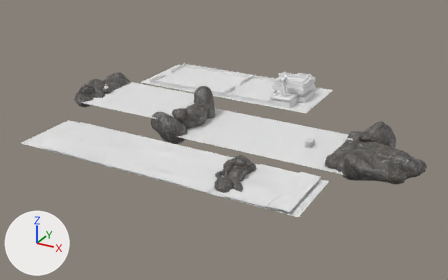
The FBX model RobocalypseC/Assets/models/Environment/level1/1.fbx as it was, and as the next commit left it.
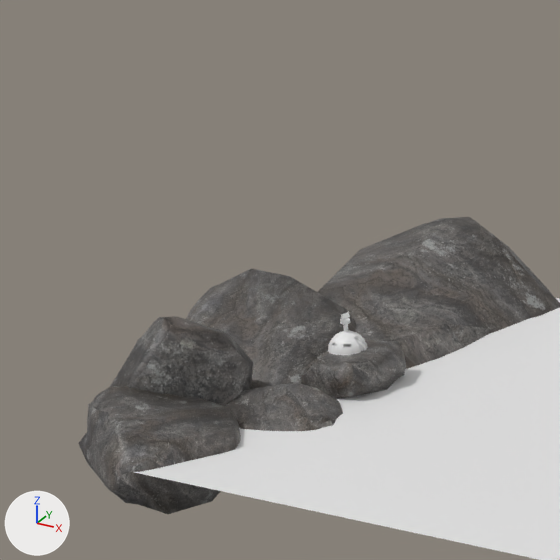
The first picture shows the older version from a 50 mm camera at (971.0, -1176.0, 526.0) aimed at (325.0, 0.0, -61.0). The close-ups show both versions on the part from 14% to 29% of the width and 17% to 40% of the height of that picture; other places that the commit changed are outside them. Lighting does not change. The marker at lower left points along +X, +Y and +Z. Where no turn or scale is listed for an object, it has been applied to the vertices. Vertices at the same position are counted once.
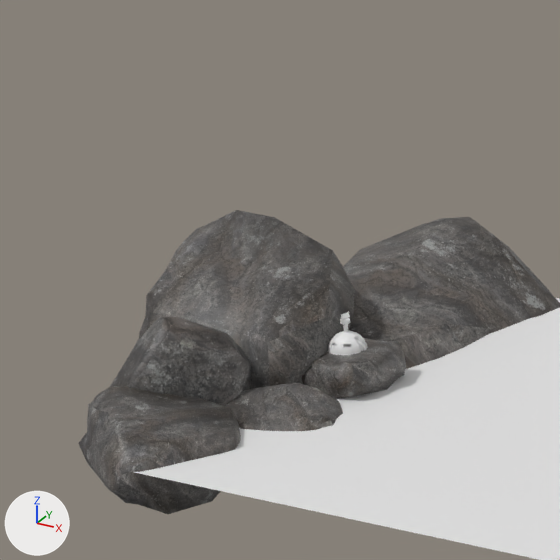
Where the newer file only moved an object's origin or applied its transform, the numbers keep the older frame.

The edits, one by one:
me_cube_002 has 141 vertices, 278 faces and spans x -38.8..30.7, y -33.6..28.9, z -14.1..37.6.
me_cube_002 is used by ob_cube_098; location (-50.5, 4.9, -17.9).
me_cube_002 part 1: the whole mesh is moved by (-3.8, 0.0, 18.3).

Pixel boxes [x1, y1, x2, y2] of what changed, in the close-ups (560 x 560 px):
'Cube.098', mesh moved: before [186, 268, 357, 389]; after [139, 210, 355, 389]
